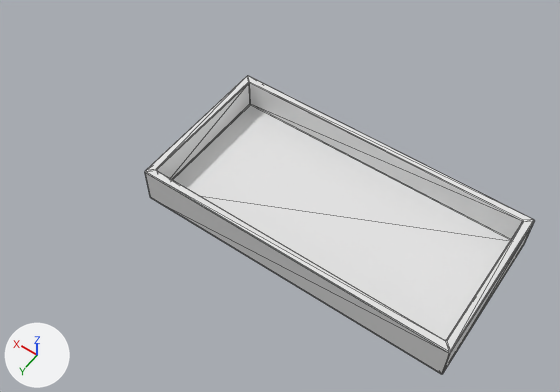
The FBX model Assets/Models/Containers/RaisedBedLong.fbx: old version first, new version second.
Before and after are seen from a camera (50 mm lens) standing at (-1.33, 2.4, 3.73) and looking at (0.35, 0.05, 0.03). Arrows for +X, +Y and +Z are at lower left; the lights stay in place. Mesh edges are drawn as thin lines. Where no turn or scale is listed for an object, it has been applied to the vertices.

In view in the first picture: 'RaisedBedLong'.
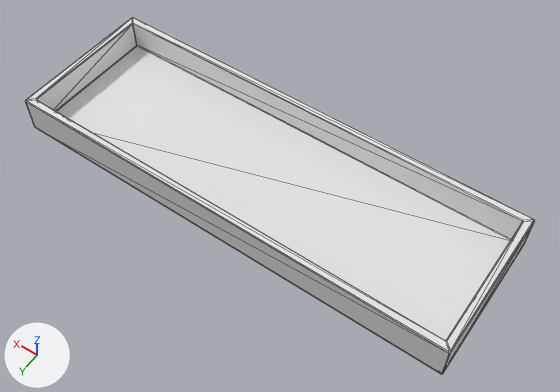
The newer file is also turned or shifted as a whole; pictures and numbers use the older file's frame.

Location of each change, [x1, y1, x2, y2] in pixels of the pictures (560 x 392 px; the box of a moved part takes in the faces that stretch with it):
'RaisedBedLong', reshaped (31% wider, 19% taller)
    before: [145, 76, 535, 374]
    after: [25, 18, 535, 374]
part 1 of me_mesh, moved or reshaped
    before: [145, 76, 512, 340]
    after: [25, 18, 512, 340]

Patch to the scene script:
```diff
--- a/Assets/Models/Containers/RaisedBedLong.fbx.py
+++ b/Assets/Models/Containers/RaisedBedLong.fbx.py
@@ me_mesh @@
 me_mesh.from_pydata(...)  # 56 vertices, 108 faces; spans x -1.0..1.0, y -0.5..0.5, z 0.0..0.25
 # used by ob_raisedbedlong; location = (0.0, 0.0, 0.0)
+# me_mesh part 1: all 28 vertices in x 0.94..1.0, y -0.5..0.5, z 0.0..0.25 are moved by (1.0, 0.0, 0.0)
```
